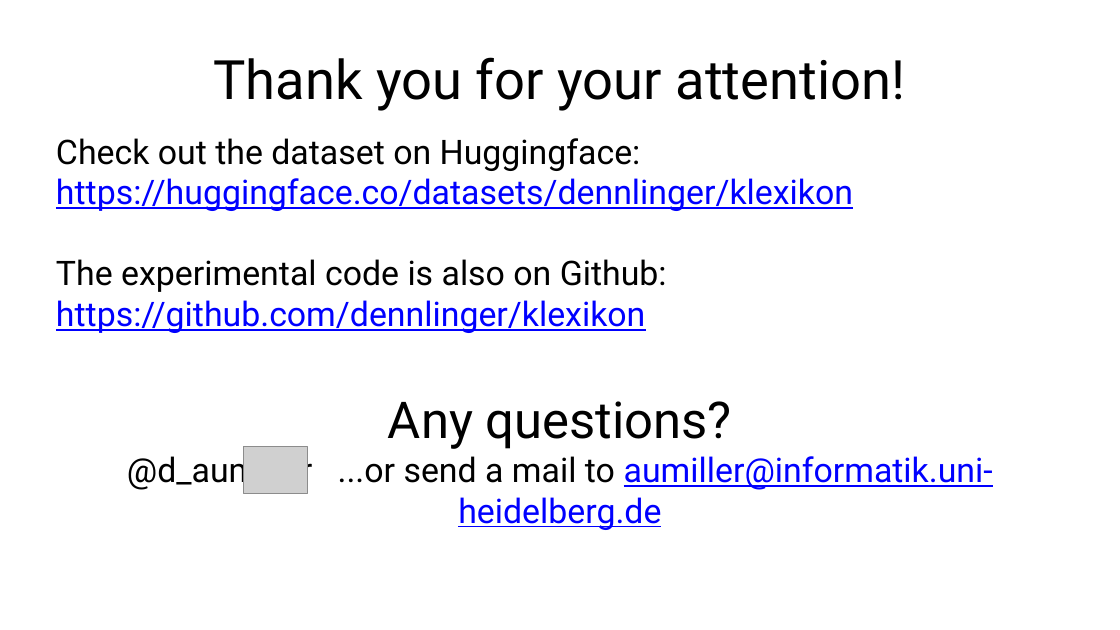
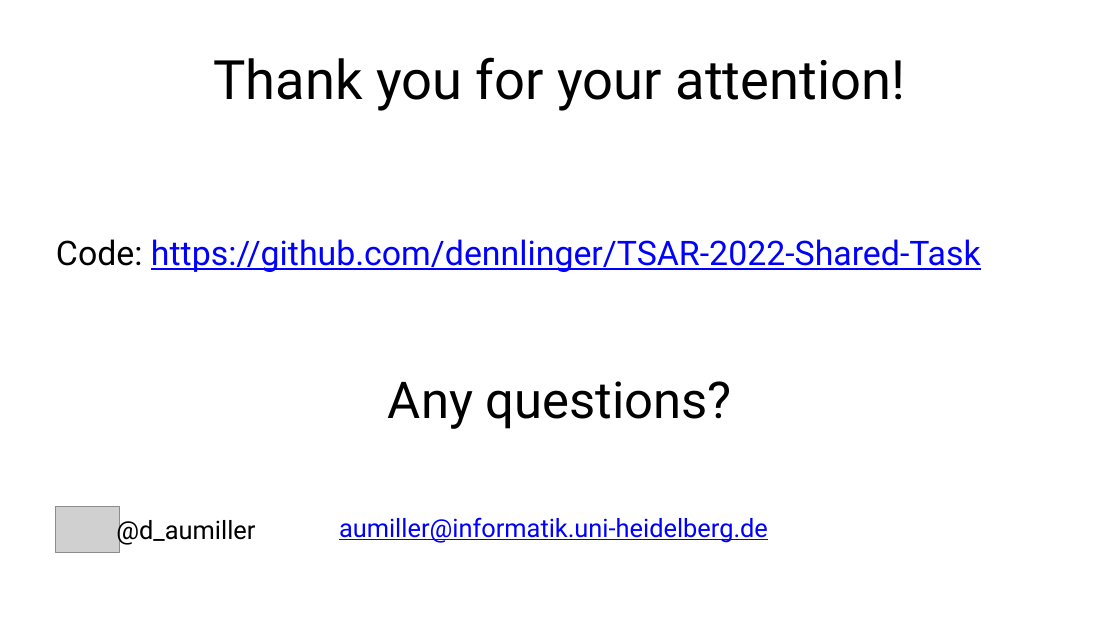
Before and after one commit to dennlinger/TSAR-2022-Shared-Task, a slide deck: slide 22 of presentation/uniHD_tsar.pptx (slide 27 before the commit). Drawn at 1120x630 pixels with LibreOffice and Linux fonts; fonts in the diff are those of the drawing; grey boxes stand for pictures; background and template pictures are left out. Boxes give left, top, right and bottom in pixels: in the first picture for what was removed or moved away, otherwise in the second. Text is boxed around its words. In the diff, an @@ line names an element or a change of style, - is before the commit and + after.

```diff
--- a/presentation/uniHD_tsar.pptx
+++ b/presentation/uniHD_tsar.pptx
@@ text at <box>56,239,981,272</box>: text changed @@
-Check out the dataset on Huggingface: https://huggingface.co/datasets/dennlinger/klexikon
-The experimental code is also on Github: https://github.com/dennlinger/klexikon
+Code: https://github.com/dennlinger/TSAR-2022-Shared-Task
@@ text at <box>127,451,993,530</box>: paragraph removed @@
-@d_aumiller ...or send a mail to aumiller@informatik.uni-heidelberg.de
@@ picture: place and size @@
-picture at <box>244,447,308,493</box>
+picture at <box>56,507,120,553</box>
@@ text added at <box>116,516,255,545</box>, 18 pt, text #000000 @@
+@d_aumiller
@@ text added at <box>339,517,768,543</box>, 18 pt, text #0000FF, underline @@
+aumiller@informatik.uni-heidelberg.de
```
Also in this commit, not shown: 6 other slides changed, 15 slides added, 17 slides removed, 16 other files.
